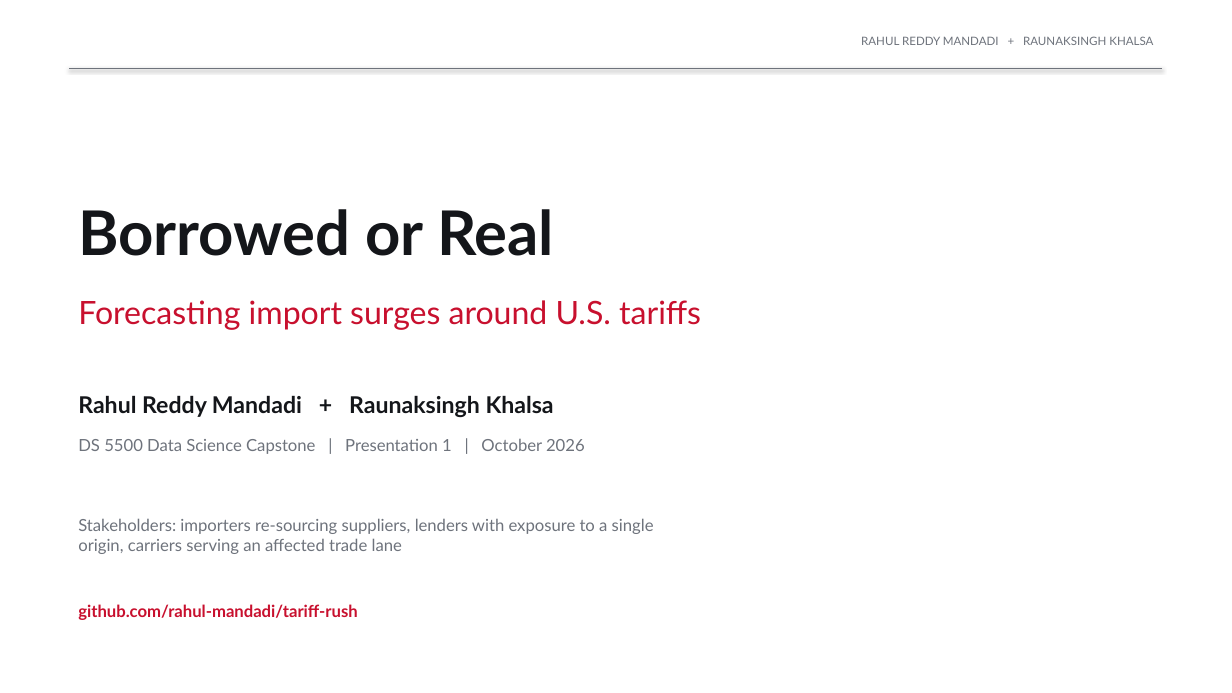
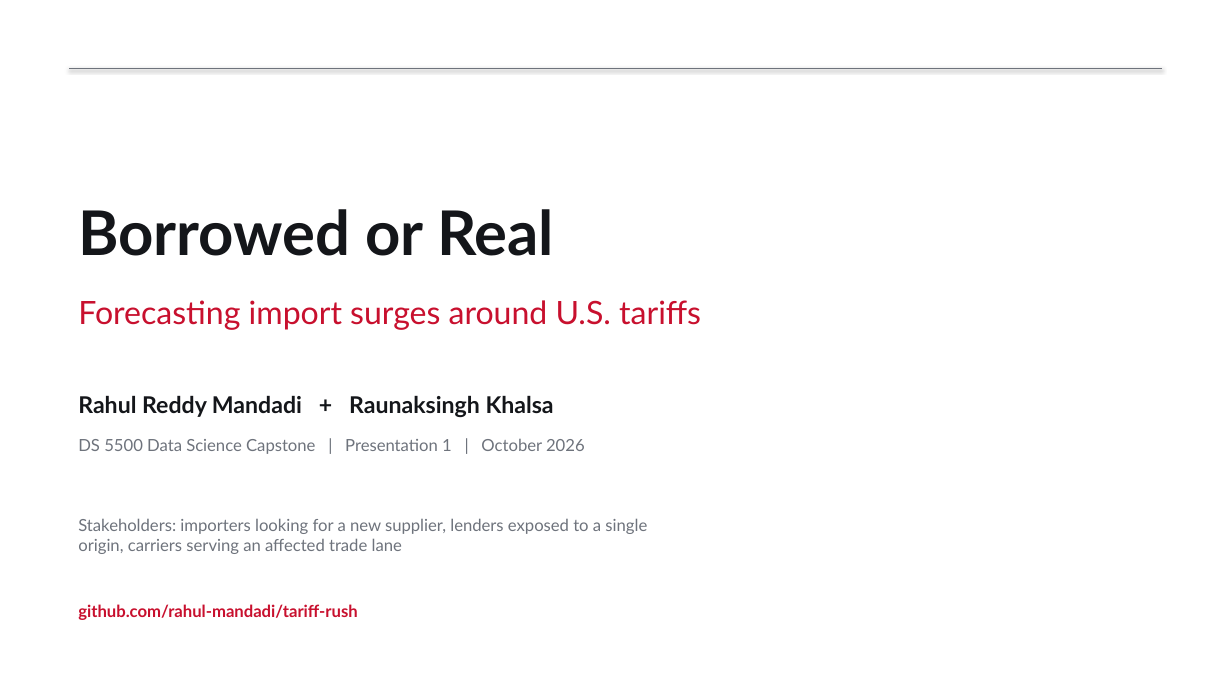
Before and after one commit to rahul-mandadi/tariff-rush, a slide deck: slide 1 of slides/Mandadi_Khalsa_Presentation1.pptx. Drawn at 1232x693 pixels with LibreOffice and Linux fonts; fonts in the diff are those of the drawing. Boxes give left, top, right and bottom in pixels: in the first picture for what was removed or moved away, otherwise in the second. Text is boxed around its words. In the diff, an @@ line names an element or a change of style, - is before the commit and + after.

```diff
--- a/slides/Mandadi_Khalsa_Presentation1.pptx
+++ b/slides/Mandadi_Khalsa_Presentation1.pptx
@@ text removed at [861,36,1153,45] @@
-RAHUL REDDY MANDADI + RAUNAKSINGH KHALSA
@@ text at [78,518,647,534]: text changed @@
-Stakeholders: importers re-sourcing suppliers, lenders with exposure to a single
+Stakeholders: importers looking for a new supplier, lenders exposed to a single
```
Also in this commit, not shown: 8 other slides changed, 3 other files.
